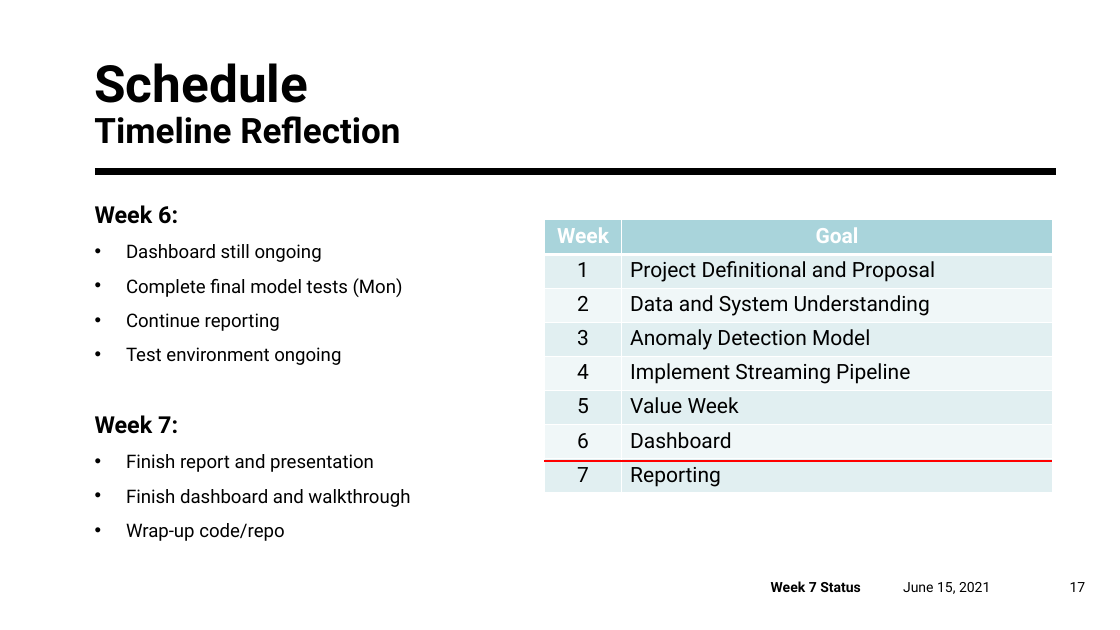
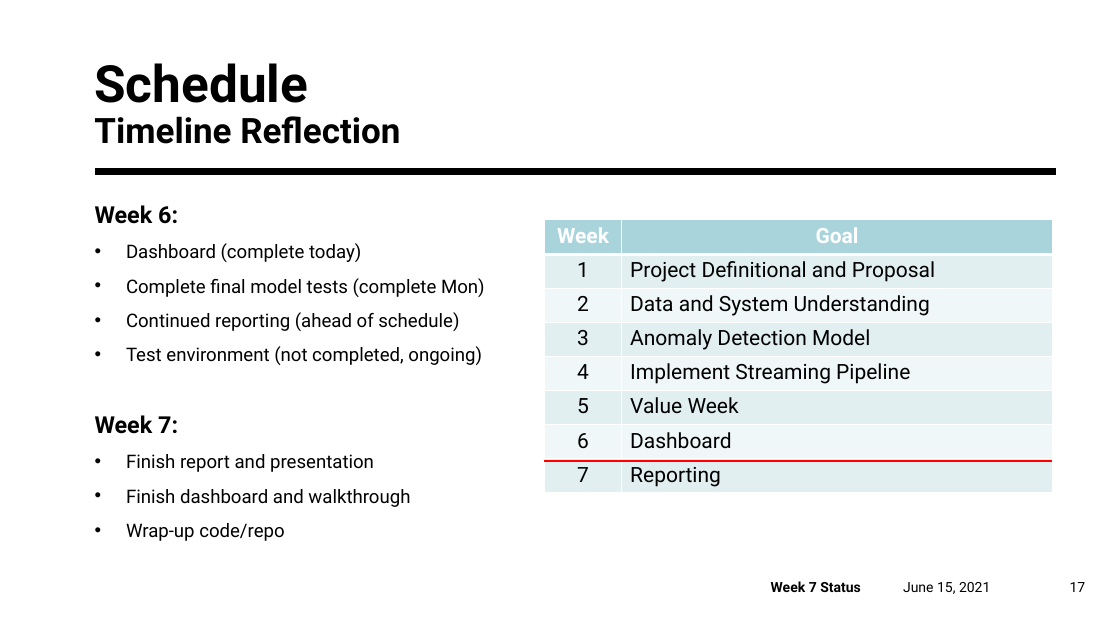
Before and after one commit to ubco-mds-2020-labs/w2020-data599-capstone-projects-ubc-udl, a slide deck: slide 17 of weekly-updates/20210615_progress.pptx. Drawn at 1120x630 pixels with LibreOffice and Linux fonts; fonts in the diff are those of the drawing. Boxes give left, top, right and bottom in pixels: in the first picture for what was removed or moved away, otherwise in the second. Text is boxed around its words. In the diff, an @@ line names an element or a change of style, - is before the commit and + after.

```diff
--- a/weekly-updates/20210615_progress.pptx
+++ b/weekly-updates/20210615_progress.pptx
@@ text at box(126, 243, 485, 365): text changed @@
-• Dashboard still ongoing
-• Complete final model tests (Mon)
-• Continue reporting
-• Test environment ongoing
+• Dashboard (complete today)
+• Complete final model tests (complete Mon)
+• Continued reporting (ahead of schedule)
+• Test environment (not completed, ongoing)
```
Also in this commit, not shown: 4 other slides changed, 1 other file.
